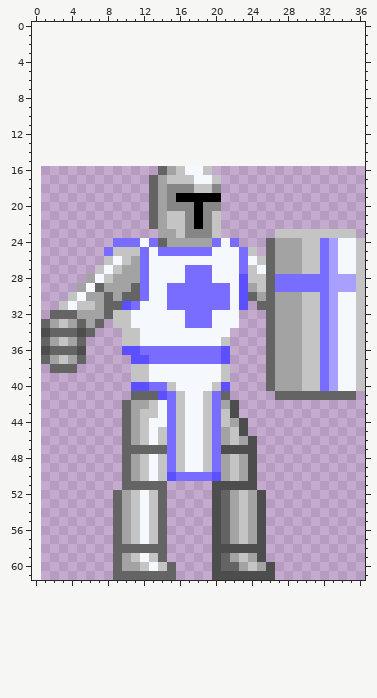
Two versions of one pixel-art sprite, app/image/stand.png. Above, as it was before the edit.
The file is 36x46 pixels. Colours within 5 levels of each other are drawn and written as one. The old version is drawn lined up with the new one, on the new canvas.
Now the later version:
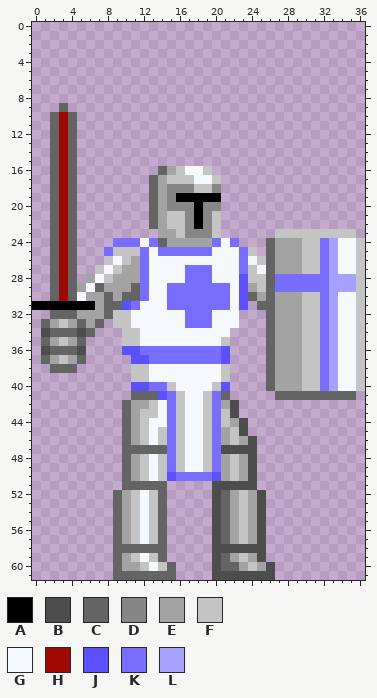
Palette (. is transparent): A #000000  B #4d4d4d  C #646464  D #868686  E #a3a3a3  F #c4c4c4  G #f5f9fe  H #9f0800  J #5c50fe  K #786dfe  L #a8a0fe
Difference:
canvas 36x46 -> 37x62, the old top-left corner now at 1,16
@@ x 0..8 @@
  8 .........
- 9 .........
-10 .........
-11 .........
-12 .........
-13 .........
-14 .........
-15 .........
-16 .........
-17 .........
-18 .........
-19 .........
-20 .........
-21 .........
-22 .........
-23 .........
-24 .........
-25 ........K
-26 ........F
-27 .......FG
-28 ......EGF
-29 .....EGCE
-30 ....FGEEC
-31 ...FGFFEC
+ 9 ...C.....
+10 ..CHC....
+11 ..CHC....
+12 ..CHC....
+13 ..CHC....
+14 ..CHC....
+15 ..CHC....
+16 ..CHC....
+17 ..CHC....
+18 ..CHC....
+19 ..CHC....
+20 ..CHC....
+21 ..CHC....
+22 ..CHC....
+23 ..CHC....
+24 ..CHC....
+25 ..CHC...K
+26 ..CHC...F
+27 ..CHC..FG
+28 ..CHC.EGF
+29 ..CHCEGCE
+30 ..CHCGEEC
+31 AAAAAAAEC
 32 ..CCCEEEC
